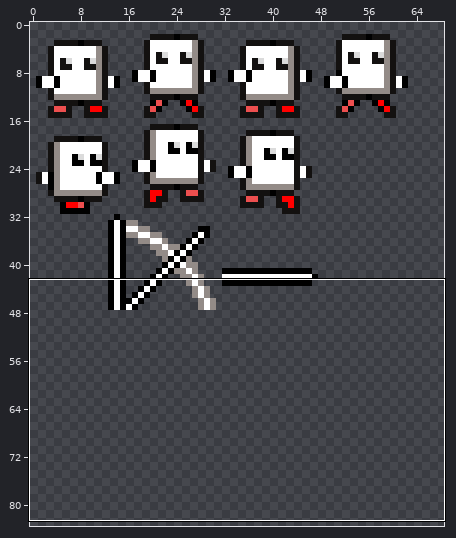
Sprite sheet, stored at core/assets/cubic_monsters.png. The first picture is a wide view before the edit; the outline marks the close-up.
Close-up. Before the commit:
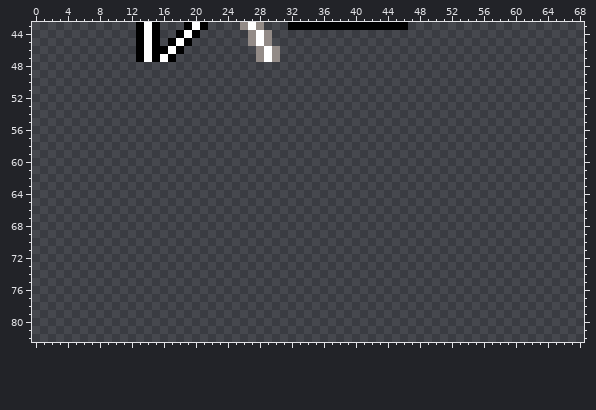
The file is 160x160 pixels. Shown: x 0..68, y 43..82. The wide view leaves out empty margins.
The result:
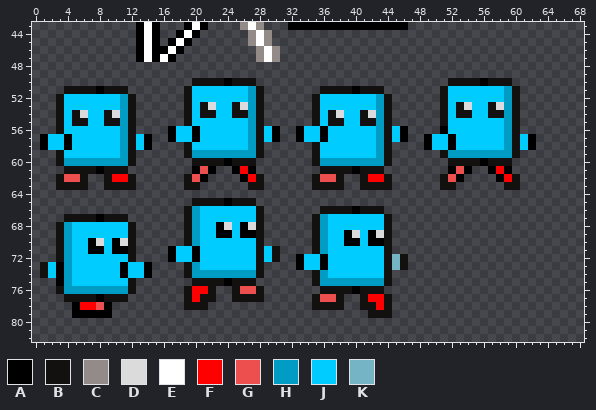
Palette (. is transparent): A #000000  B #131110  C #938b87  D #dbdbdb  E #ffffff  F #ff0000  G #ed4f4f  H #009cc3  J #00ccff  K #74b4c4
Author's note on the commit: fun with monsters and sound
Edits made:
Changed rows in their new state; - is an unchanged pixel.
first column x 1:
50 -------------------BBBBABBB------------------------BBBBABBB---
51 ---BBBBABBB-------BJJJJJJJHB-------BBBBABBB-------BJJJJJJJHB--
52 --BJJJJJJJHB------BJJJJJJJHB------BJJJJJJJHB------BJJJJJJJHB--
53 --BJJJJJJJHB------BJBDJJBDHB------BJJJJJJJHB------BJBDJJBDHB--
54 --BJBDJJBDHB------BJBBJJBBHB------BJBDJJBDHB------BJBBJJBBHB--
55 --BJBBJJBBHB------BJJJJJJJHB------BJBBJJBBHB------BJJJJJJJHB--
56 --BJJJJJJJHB----AJJAJJJJJJHBJA--AJJAJJJJJJHBJA----AJJJJJJJHB--
57 AJJAJJJJJJHBJA--AJJAJJJJJJHBJA--AJJAJJJJJJHBJA--AJJAJJJJJJHBJA
58 AJJAJJJJJJHBJA----BJJJJJJJHB------BJJJJJJJHB----AJJAJJJJJJHBJA
59 --BJJJJJJJHB------BHHHHHHHHB------BJJJJJJJHB------BHHHHHHHHB--
60 --BHHHHHHHHB-------BBBBABBB-------BHHHHHHHHB-------BBBBABBB---
61 ---BBBBABBB--------AGA--AFA--------BBBBABBB--------AGA--AFA---
62 --BGGB--BFFB------BGA----AFB------BGGB--BFFB------BGA----AFB--
63 --BBBB--BBBB------BB------BB------BBBB--BBBB------BB------BB--
65 -------------------BBBBABBB-----------------------------------
66 ------------------BHJJJJJJJB-------BBBBABBB-------------------
67 ---BBBBABBB-------BHJJJJJJJB------BHJJJJJJJB------------------
68 --BHJJJJJJJB------BHJJADJADB------BHJJJJJJJB------------------
69 --BHJJJJJJJB------BHJJAAJAAB------BHJJADJADB------------------
70 --BHJJADJADB------BHJJJJJJJB------BHJJAAJAAB------------------
71 --BHJJAAJAAB----AJJAJJJJJJJBJB----BHJJJJJJJB------------------
72 --BHJJJJJJJB----AJJAJJJJJJJBJB--AJJAJJJJJJJBKB----------------
73 BJAHJJJJJJAJJA----BHJJJJJJJB----AJJAJJJJJJJBKB----------------
74 BJAHJJJJJJAJJA----BHHHHHHHHB------BHJJJJJJJB------------------
75 --AHJJJJJJJB-------BBBBABBB-------BHHHHHHHHB------------------
76 --BHHHHHHHHB------BFFB--BGGB-------BBBBABBB-------------------
77 ---BBBBABBB-------BFBB--BBBB------BGGB--BFFB------------------
78 ----AFFGA---------BBB-------------BBBB--BBFB------------------
79 ----AAAAA--------------------------------BBB------------------
Boxes around the changes in both close-ups, in picture pixels (x1, y1, x2, y2):
added: (40, 78, 536, 318)
